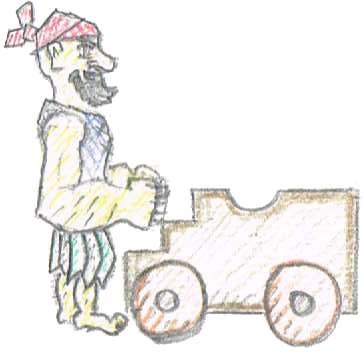
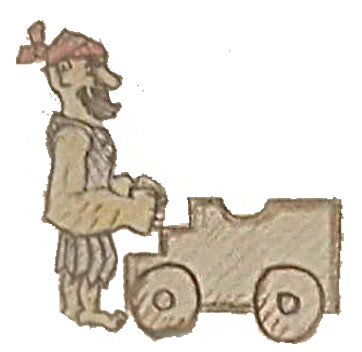
Layer changes from the first 362×352 image to the second:
added layer "Layer 2" above "Layer 1" over [1, 7, 362, 348]
hid "Layer 1" over [1, 0, 362, 348]
